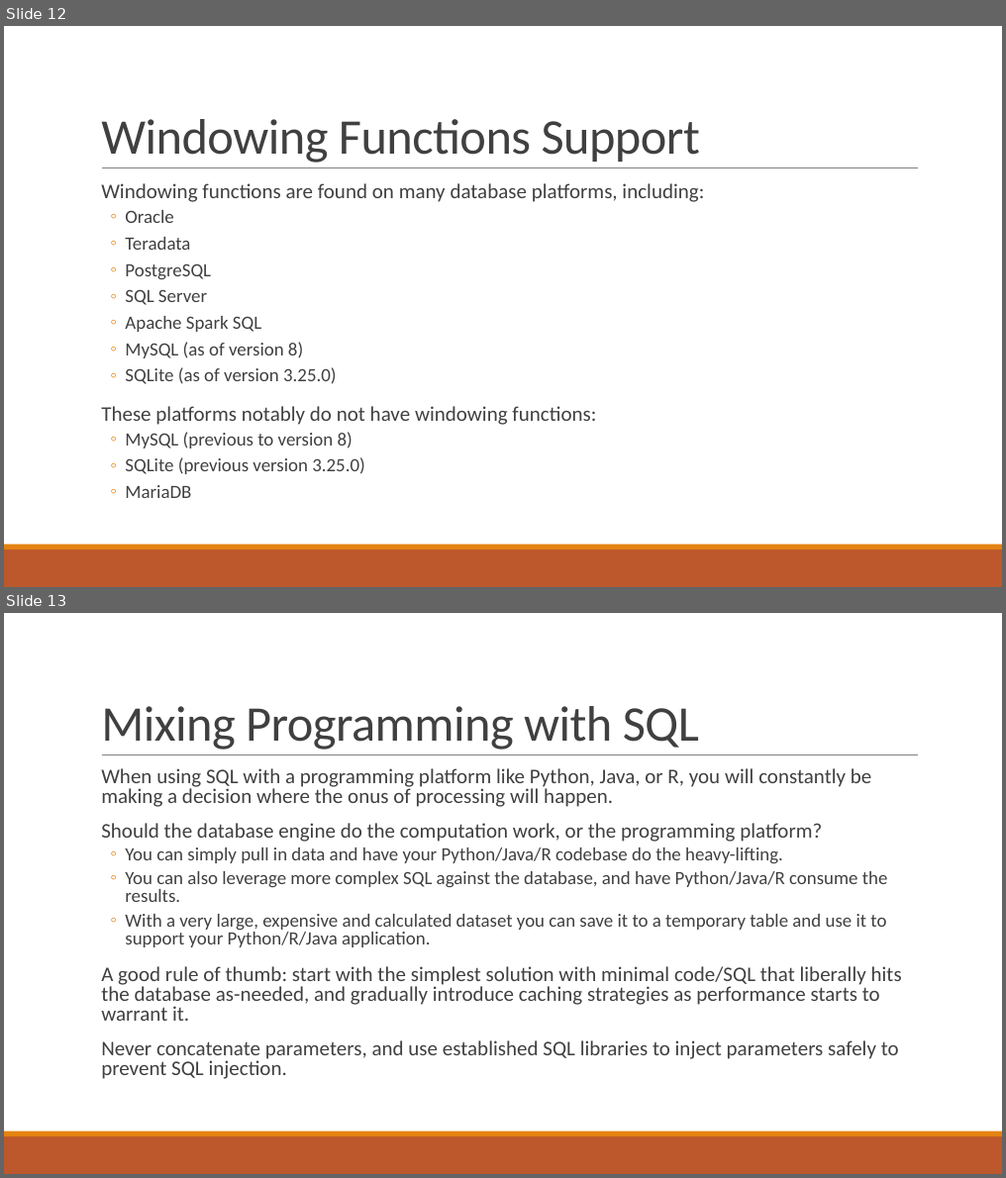
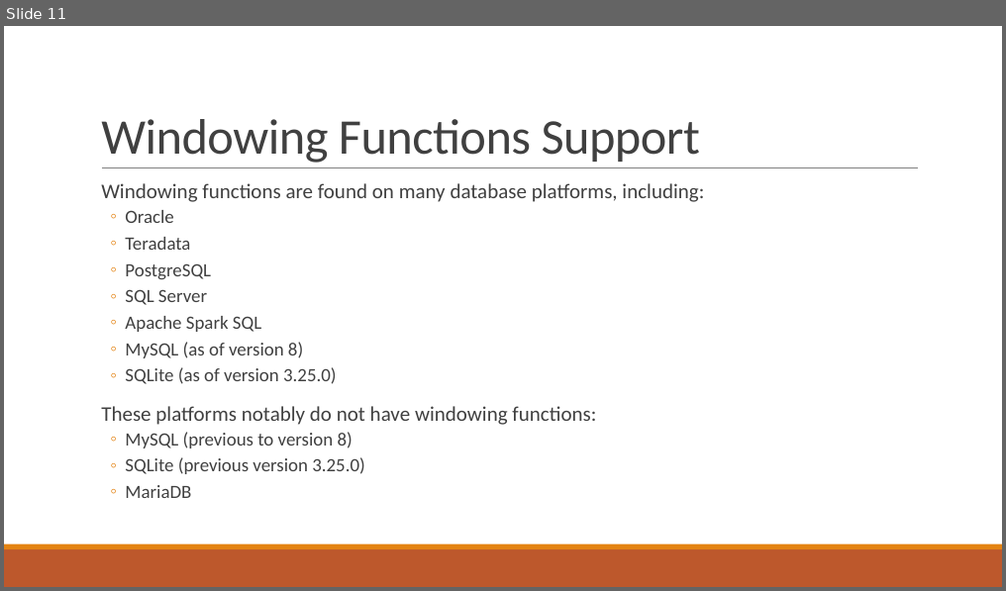
Before and after one commit to thomasnield/oreilly_intermediate_sql_for_data, a slide deck: oreilly_intermediate_sql_for_data_analysis.pptx. Shown one above the other, each under a label of ours: slides 12 and 13 before the commit, slide 11 after it. The pictures are 1006x1178 and 1006x591 pixels, drawn with LibreOffice and Linux fonts; fonts in the diff are those of the drawing. Boxes give left, top, right and bottom in pixels: in the first picture for what was removed or moved away, otherwise in the second. Text is boxed around its words. In the diff, an @@ line names an element or a change of style, - is before the commit and + after.

```diff
--- a/oreilly_intermediate_sql_for_data_analysis.pptx
+++ b/oreilly_intermediate_sql_for_data_analysis.pptx
@@ slide 13 removed at [4, 613, 1002, 1174], background #FFFFFF; not listed: 3 template elements that a slide beside it also shows @@
@@ title removed at [101, 706, 699, 750] @@
-Mixing Programming with SQL
@@ text removed at [101, 768, 902, 1079] @@
-  When using SQL with a programming platform like Python, Java, or R, you will constantly be making a decision where the onus of processing will happen.
-  Should the database engine do the computation work, or the programming platform?
-  ◦ You can simply pull in data and have your Python/Java/R codebase do the heavy-lifting.
-  ◦ You can also leverage more complex SQL against the database, and have Python/Java/R consume the results.
-  ◦ With a very large, expensive and calculated dataset you can save it to a temporary table and use it to support your Python/R/Java application.
-  A good rule of thumb: start with the simplest solution with minimal code/SQL that liberally hits the database as-needed, and gradually introduce caching strategies as performance starts to warrant it.
-  Never concatenate parameters, and use established SQL libraries to inject parameters safely to prevent SQL injection.
@@ what was slide 12 is now slide 11 @@
```
Also in this commit, not shown: 3 slides changed, 6 other slides removed, 4 other files.
